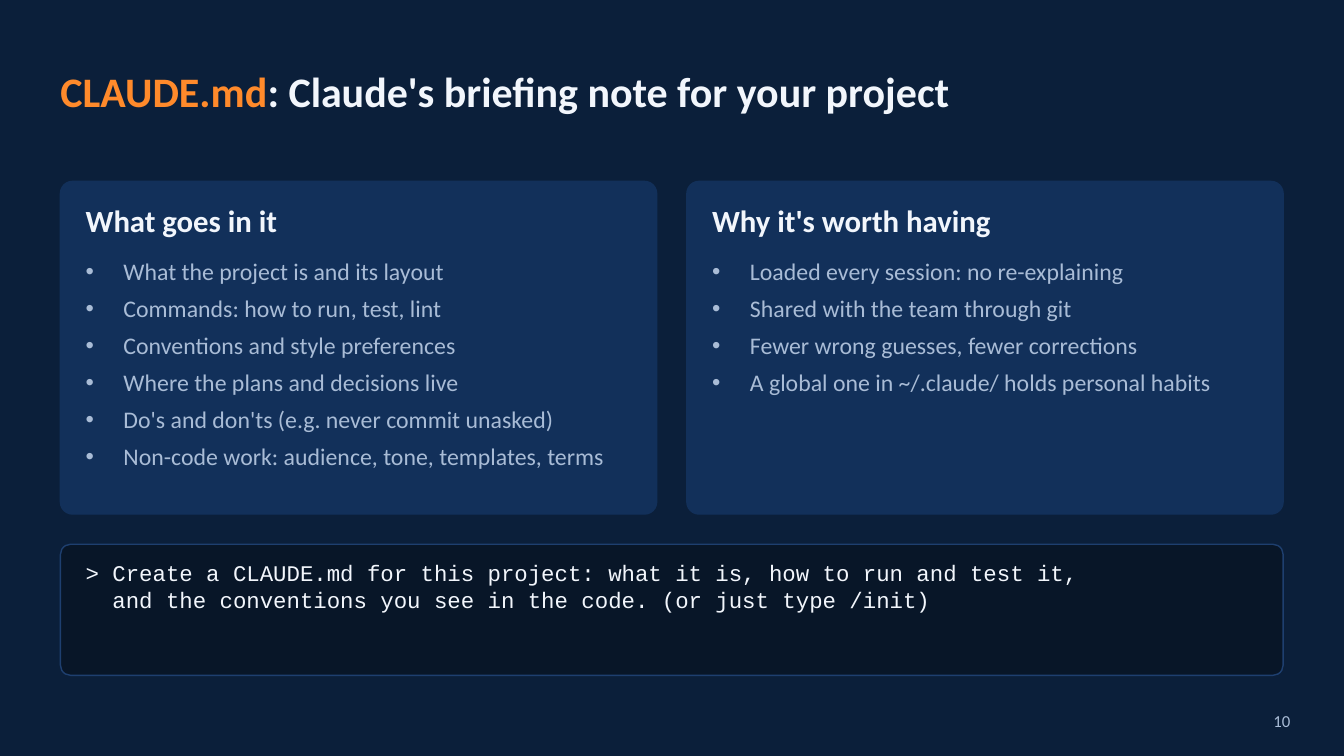
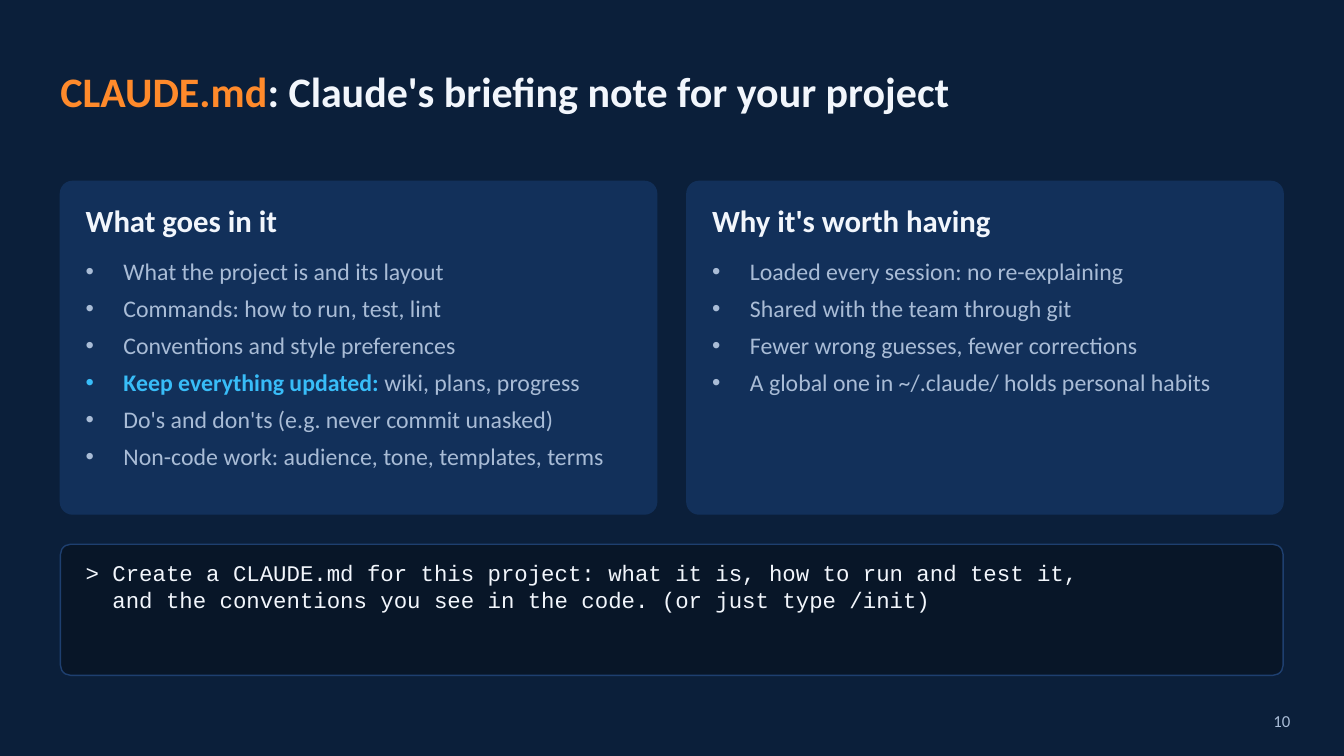
Before and after one commit to HinePo/ai-agent-learning-path, a slide deck: slide 10 of resources/claude_code_vscode_tricks.pptx. Drawn at 1344x756 pixels with LibreOffice and Linux fonts; fonts in the diff are those of the drawing. Boxes give left, top, right and bottom in pixels: in the first picture for what was removed or moved away, otherwise in the second. Text is boxed around its words. In the diff, an @@ line names an element or a change of style, - is before the commit and + after.

```diff
--- a/resources/claude_code_vscode_tricks.pptx
+++ b/resources/claude_code_vscode_tricks.pptx
@@ text at bbox=[123, 374, 580, 395]: text changed; text colour #A9BCD6 to #38BDF8; bold on @@
-• Where the plans and decisions live
+• Keep everything updated: wiki, plans, progress
```
Also in this commit, not shown: 14 other slides changed, 3 slides added, 2 other files.
